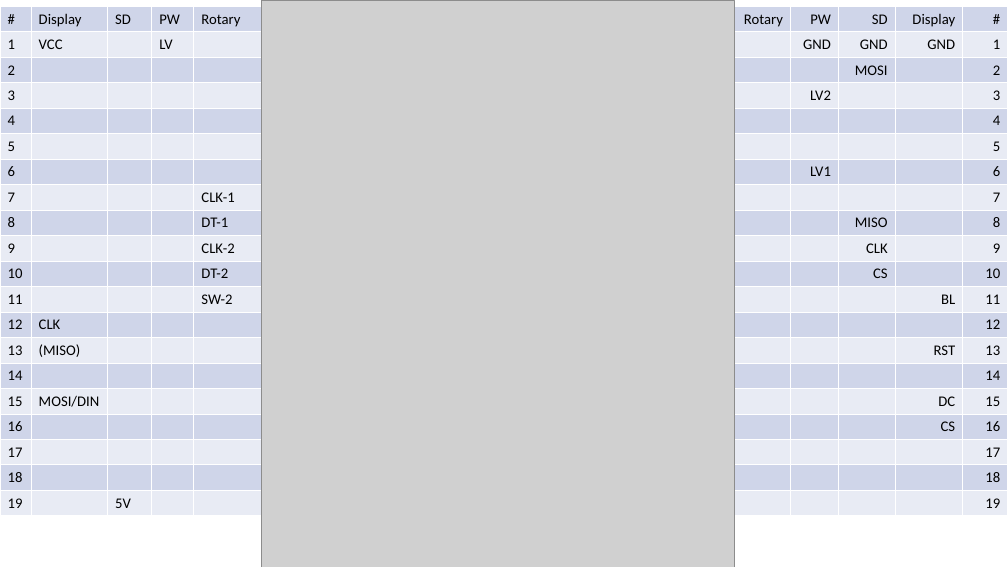
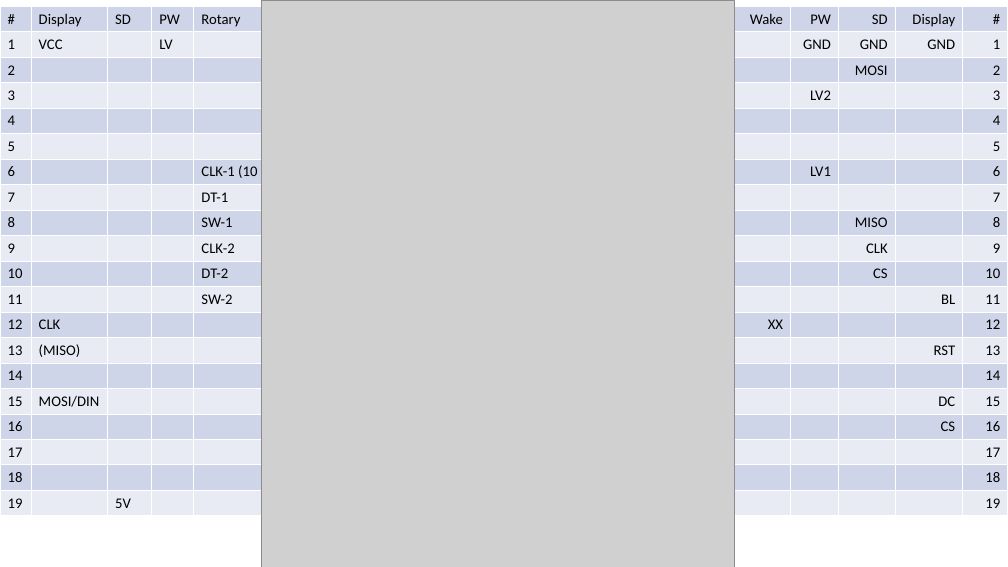
Before and after one commit to jeskes/activityboard, a slide deck: slide 20 of Activityboard.pptx. Drawn at 1008x567 pixels with LibreOffice and Linux fonts; fonts in the diff are those of the drawing; grey boxes stand for pictures. Boxes give left, top, right and bottom in pixels: in the first picture for what was removed or moved away, otherwise in the second. Text is boxed around its words. In the diff, an @@ line names an element or a change of style, - is before the commit and + after.

```diff
--- a/Activityboard.pptx
+++ b/Activityboard.pptx
@@ table at (0,6,1008,515) @@
-row 1, column 6: Rotary
+row 1, column 6: Wake
-row 7, column 5: 
+row 7, column 5: CLK-1 (10 kΩ)
-row 8, column 5: CLK-1
+row 8, column 5: DT-1
-row 9, column 5: DT-1
+row 9, column 5: SW-1
-row 13, column 6: 
+row 13, column 6: XX
```
Also in this commit, not shown: 1 other slide changed, 4 other files.
